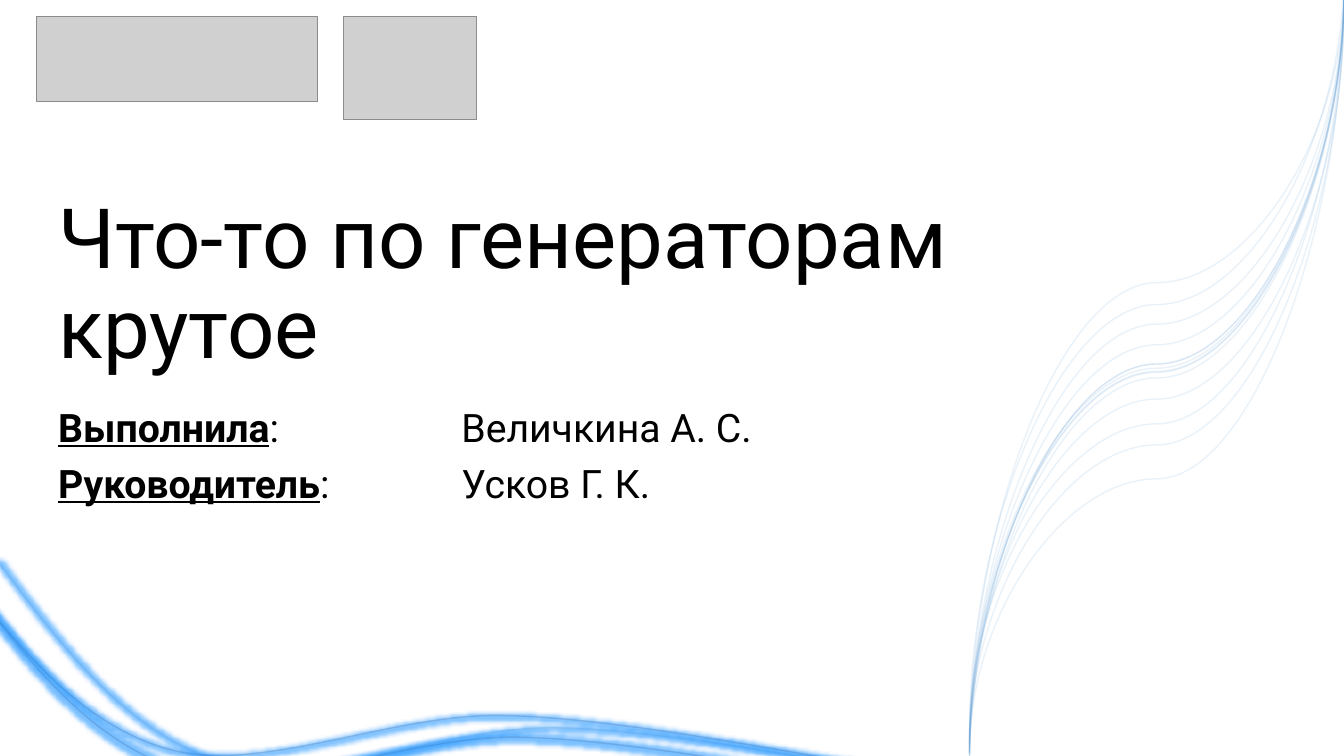
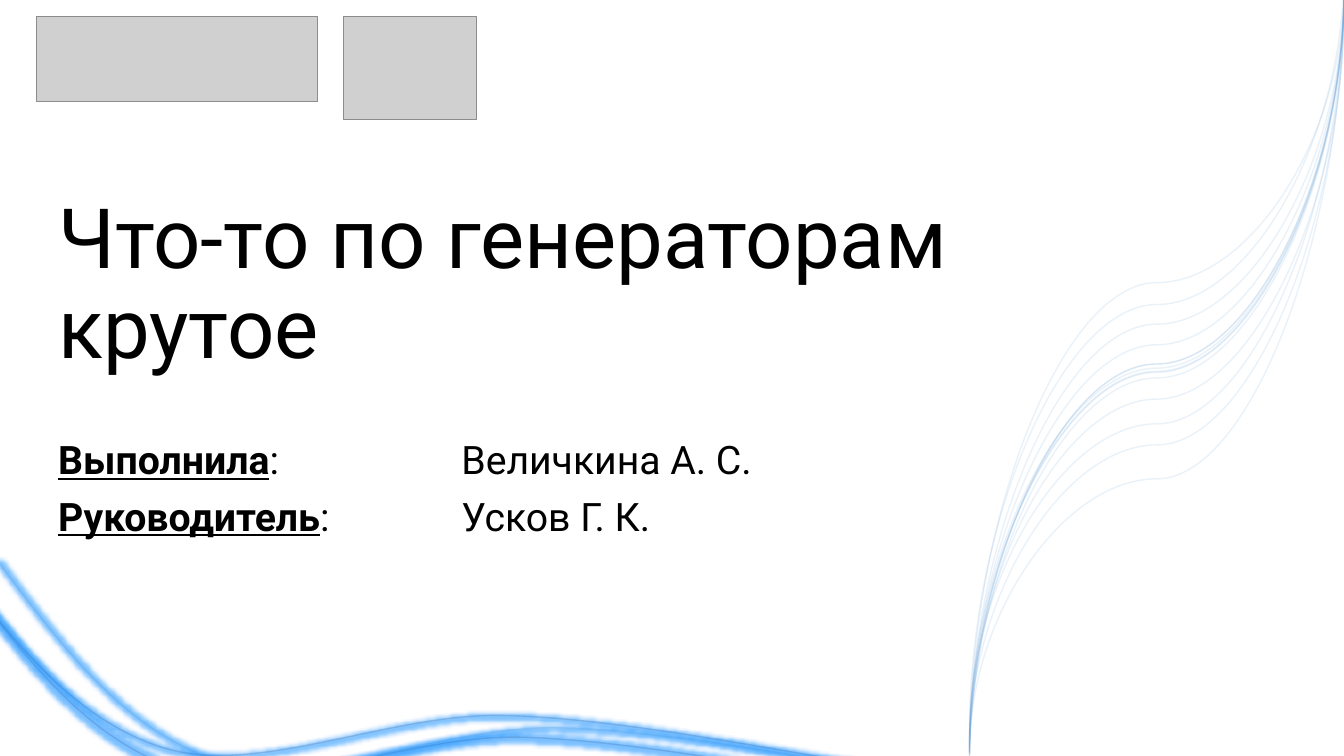
Before and after one commit to liveinscarlet/Study, a slide deck: slide 1 of Диссертация и предзащита/Презентация для предзащиты.pptx. Drawn at 1344x756 pixels with LibreOffice and Linux fonts; fonts in the diff are those of the drawing; grey boxes stand for pictures. Boxes give left, top, right and bottom in pixels: in the first picture for what was removed or moved away, otherwise in the second. Text is boxed around its words. In the diff, an @@ line names an element or a change of style, - is before the commit and + after.

```diff
--- a/Диссертация и предзащита/Презентация для предзащиты.pptx
+++ b/Диссертация и предзащита/Презентация для предзащиты.pptx
@@ subtitle "Выполнила: Величкина А. С.": place and size @@
-subtitle "Выполнила: Величкина А. С." at box(58, 413, 752, 499)
+subtitle "Выполнила: Величкина А. С." at box(58, 445, 752, 532)
```
Also in this commit, not shown: 14 other slides changed, 1 slide added, 1 slide removed, 2 other files.
